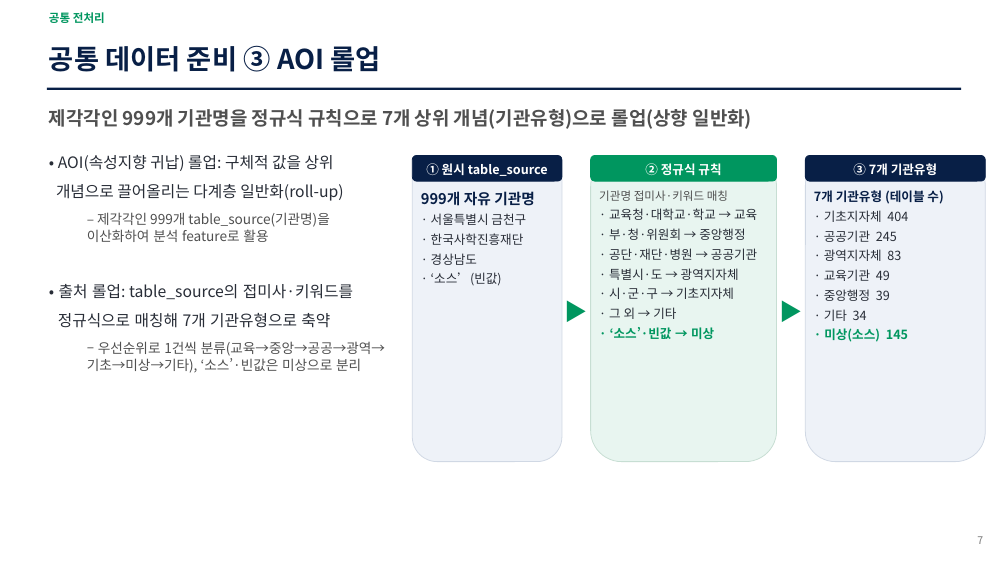
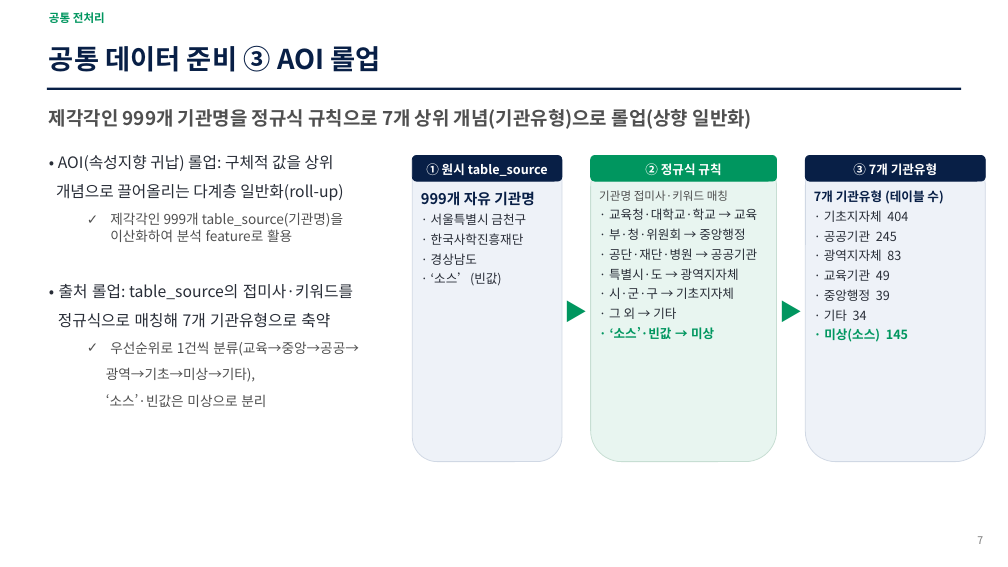
Before and after one commit to yimju/DataIntelligence-project, a slide deck: slide 7 of report/데이터지도_분석보고서_V12.pptx. Drawn at 1008x567 pixels with LibreOffice and Linux fonts; fonts in the diff are those of the drawing. Boxes give left, top, right and bottom in pixels: in the first picture for what was removed or moved away, otherwise in the second. Text is boxed around its words. In the diff, an @@ line names an element or a change of style, - is before the commit and + after.

```diff
--- a/report/데이터지도_분석보고서_V12.pptx
+++ b/report/데이터지도_분석보고서_V12.pptx
@@ text at box(110, 212, 343, 242): text changed @@
-  – 제각각인 999개 table_source(기관명)을 이산화하여 분석 feature로 활용
+  ✓ 제각각인 999개 table_source(기관명)을 이산화하여 분석 feature로 활용
@@ text at box(106, 341, 359, 407): text changed @@
-  – 우선순위로 1건씩 분류(교육→중앙→공공→광역→기초→미상→기타), ‘소스’·빈값은 미상으로 분리
+  ✓ 우선순위로 1건씩 분류(교육→중앙→공공→
+  광역→기초→미상→기타),
+  ‘소스’·빈값은 미상으로 분리
```
Also in this commit, not shown: 1 other slide changed, 24 other files.
